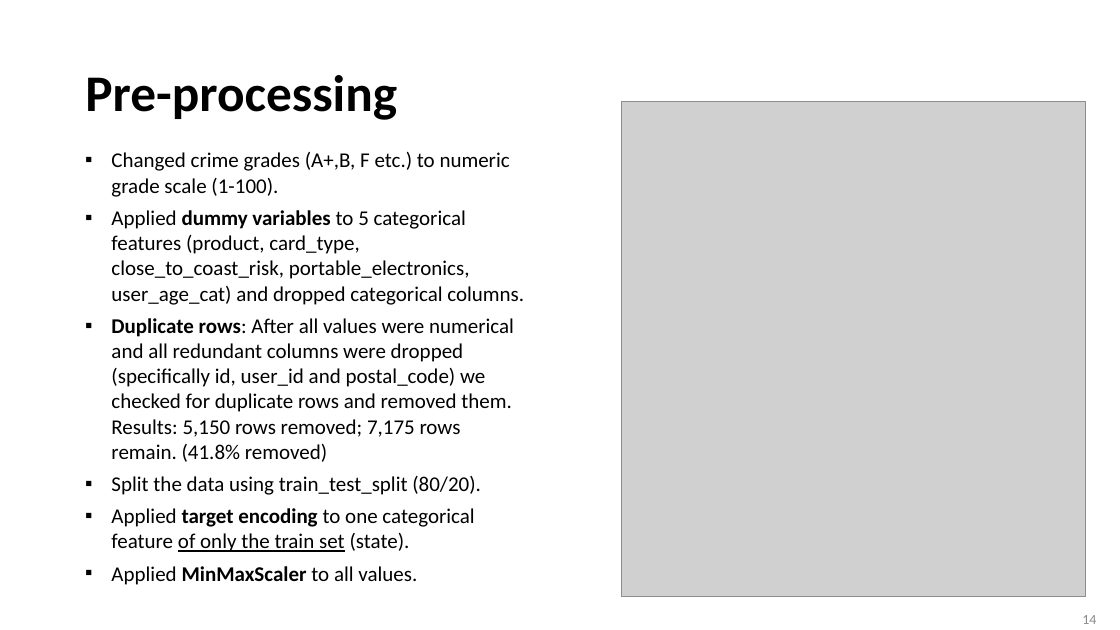
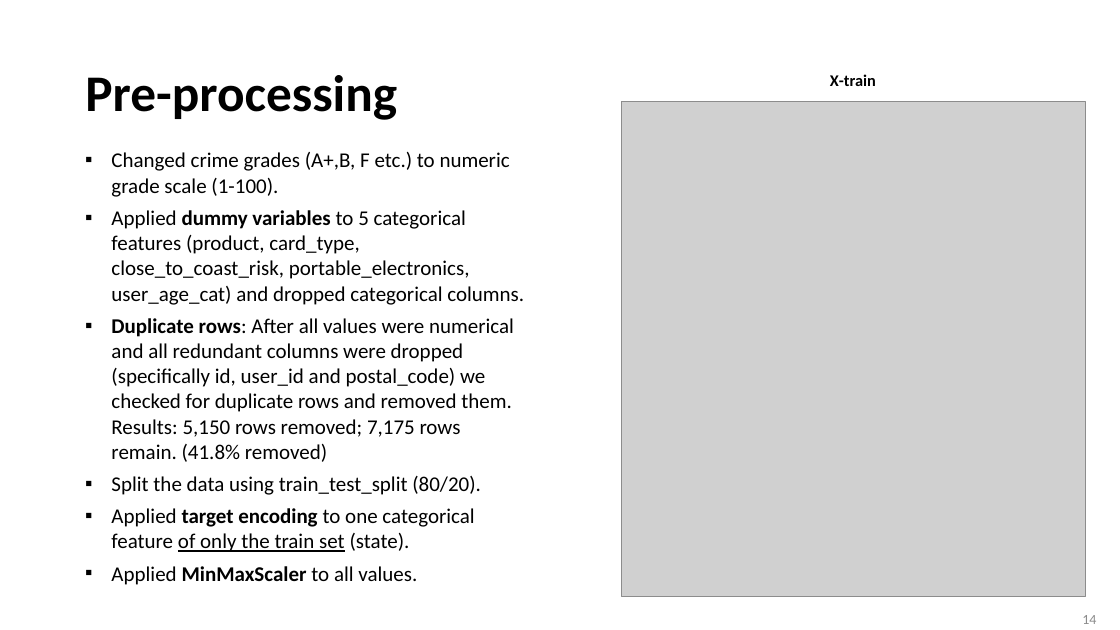
Before and after one commit to linoybar/Classification-Python-Project---Insurance, a slide deck: slide 14 of Insurance Classification Project - presentation.pptx. Drawn at 1120x630 pixels with LibreOffice and Linux fonts; fonts in the diff are those of the drawing; grey boxes stand for pictures. Boxes give left, top, right and bottom in pixels: in the first picture for what was removed or moved away, otherwise in the second. Text is boxed around its words. In the diff, an @@ line names an element or a change of style, - is before the commit and + after.

```diff
--- a/Insurance Classification Project - presentation.pptx
+++ b/Insurance Classification Project - presentation.pptx
@@ text added at box(830, 74, 876, 86), 14 pt, text #000000, bold @@
+X-train
```
Also in this commit, not shown: 5 other slides changed.
